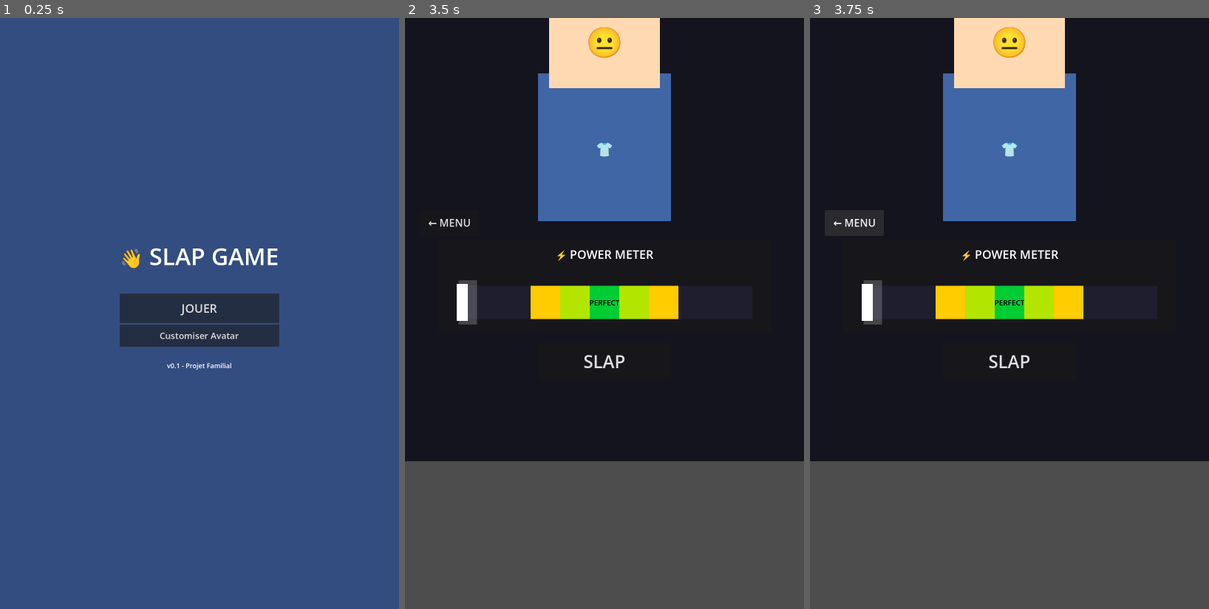
Above: before the commit, frames 1-3 (left to right).
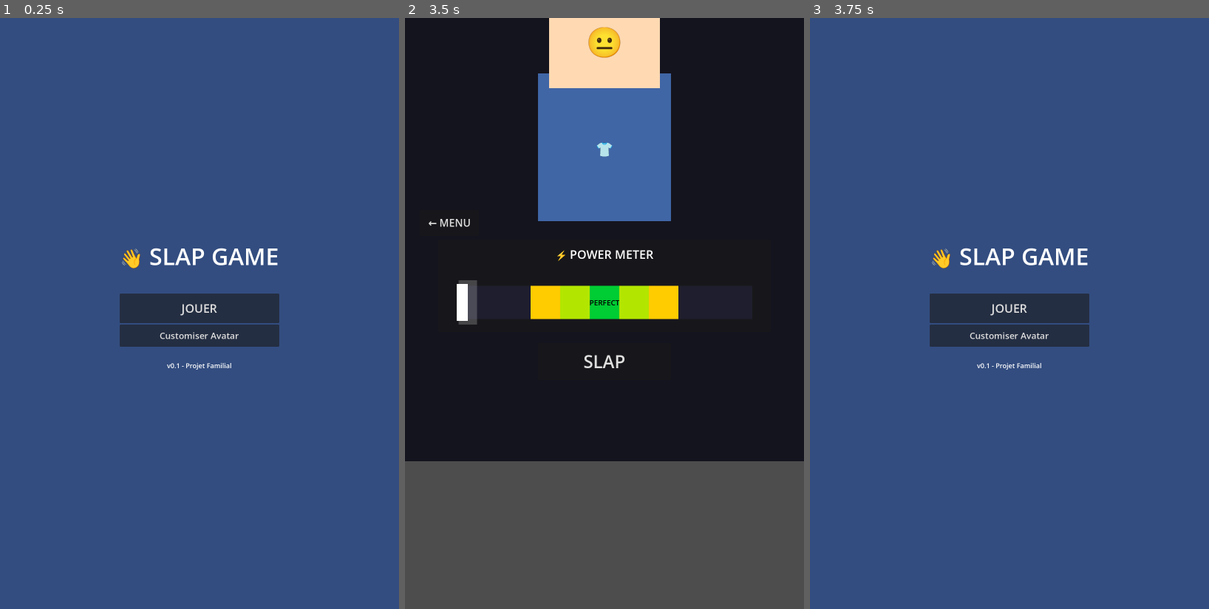
Above: after the commit, the same moments.

Repository: mymy770/slap
Game: Godot game, scene res://scenes/main/Main.tscn
Same seed, same stepped clock (60 frames per second), same inputs: the game is played once before the commit and once after it.
Inputs:
- Up to frame 1 (0.25 s): no input
- Up to frame 2 (3.5 s): click "JOUER" at 0.5 s; click "SLAP" at 1.25 s; click "SLAP" at 2 s; click "SLAP" at 2.75 s
- Up to frame 3 (3.75 s): click "← MENU" at 3.5 s

Frames 1-2 are identical in both runs. In frame 3, 100% of the frame differs, in the area x 0-100%, y 0-100%.
Error before the commit: Parse Error: Unrecognized annotation: "@ontml". (res://scenes/game/GameScreen.gd:7)

Commit message:
Fix syntax error in GameScreen.gd line 7
- Replace malformed @ontml:parameter tag with correct @onready
- Fixes crash when clicking JOUER button

Diff:
--- a/scenes/game/GameScreen.gd
+++ b/scenes/game/GameScreen.gd
@@ -4,7 +4,7 @@
 
 @onready var power_meter = $PowerMeterContainer/PowerMeter
 @onready var slap_controller = $SlapController
-@ontml:parameter name="slap_button">$PowerMeterContainer/SlapButton
+@onready var slap_button = $PowerMeterContainer/SlapButton
 @onready var health_bar = $UI/TopBar/MarginContainer/HBoxContainer/RightInfo/HealthBar
 @onready var health_label = $UI/TopBar/MarginContainer/HBoxContainer/RightInfo/HealthLabel
 @onready var score_label = $UI/TopBar/MarginContainer/HBoxContainer/LeftInfo/ScoreLabel
